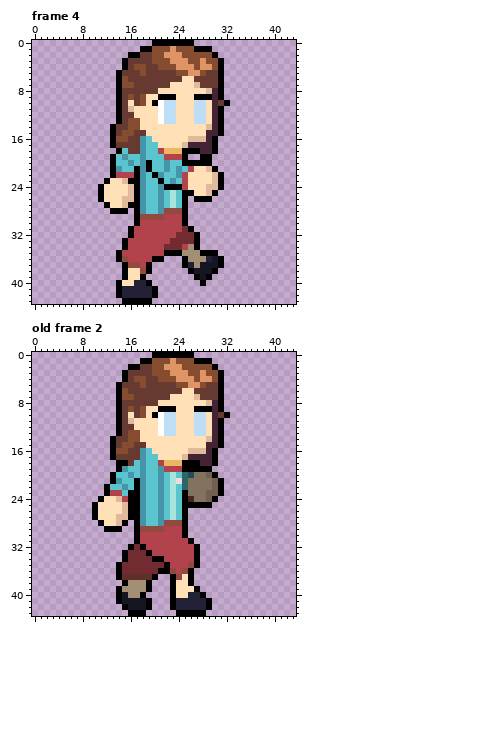
One commit to this pixel-art file: Aseprite/MC (Gracey)/Gracey - Walk.aseprite. Above, as it was before the edit.
44x44 pixels, 5 frames. Shown: frame 4, old frame 2. The commit also changed other frames, which this record leaves out.
The same view after the edit:
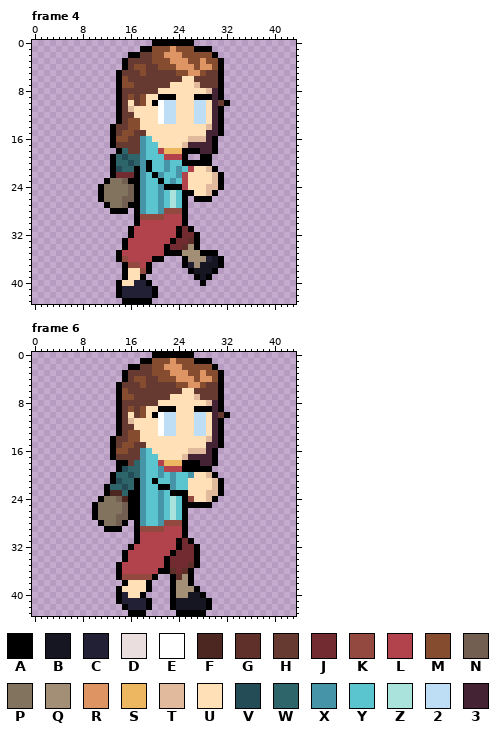
Palette (. is transparent): A #000000  B #161522  C #222034  D #eadedf  E #ffffff  F #4c2621  G #5f2f29  H #663931  J #722b31  K #944940  L #b2434d  M #854c30  N #735f51  P #82735e  Q #a28f75  R #de9463  S #edb762  T #e1ba9e  U #ffe0b7  V #244c56  W #2e656a  X #4694a8  Y #5ac5ce  Z #aae3db  2 #bedef6  3 #442434
A new or re-ordered frame is compared with the old frame closest to it.
The commit says: Finished Walk Body Animation
The exact change:
frames 5 -> 8
Frame 4, layers "Outline", "Body":
Colour J gives way to colour A in row 32 at x 24; in row 33 at x 23; in row 34 at x 22.
Colour L gives way to colour A in row 31 at x 24.
Colour J gives way to colour G in row 33 at x 26.
Colour L gives way to colour G in row 34 at x 25.
Colour L gives way to colour J in row 22 at x 14 to 16.
Colour T gives way to colour N in row 23 at x 15; in rows 24 to 25 at x 16; in row 26 at x 15 to 16; in row 27 at x 15.
Colour U gives way to colour P in row 23 at x 13 to 14; in rows 24 to 25 at x 12 to 15; in row 26 at x 12 to 14; in row 27 at x 13 to 14.
Colour X gives way to colour V in row 19 at x 15; in row 20 at x 16; in row 21 at x 14.
Colour Y gives way to colour W in row 18 at x 15; in row 19 at x 14 and 16 to 17; in row 20 at x 14 to 15 and 17; in row 21 at x 15 to 16.
Frame 6 is new; against old frame 2, layers "Outline", "Head", "Body":
Colour L gives way to colour A in rows 31 to 32 at x 24; in row 33 at x 23; in row 34 at x 22.
Colour X gives way to colour A in row 22 at x 21.
Colour Y gives way to colour A in row 21 at x 20; in row 22 at x 22; in row 23 at x 24.
Colour Z gives way to colour A in row 23 at x 23.
Colour C gives way to colour B in row 40 at x 26 to 27; in rows 41 to 42 at x 24 to 28.
Colour B gives way to colour C in row 40 at x 15; in row 41 at x 15 to 18; in row 42 at x 16 to 18.
Colour L gives way to colour F in row 23 at x 13 to 14; in row 24 at x 15.
Colour K gives way to colour G in row 35 at x 26; in row 36 at x 23 and 25; in row 37 at x 24.
Colour L gives way to colour J in row 31 at x 25; in row 32 at x 25 to 26; in row 33 at x 24 to 26; in row 34 at x 23 to 26; in row 35 at x 23 to 25; in row 36 at x 24.
Colour F gives way to colour K in row 24 at x 26.
Colour G gives way to colour K in row 37 at x 15 to 19.
Colour A gives way to colour L in row 32 at x 18; in row 33 at x 19; in row 34 at x 20 to 21.
Colour J gives way to colour L in row 32 at x 17; in row 33 at x 16 to 18; in row 34 at x 16 to 19; in row 35 at x 15 to 21; in row 36 at x 15 to 20.
Colour T gives way to colour N in row 24 at x 14; in rows 25 to 26 at x 15; in row 27 at x 14 to 15; in row 28 at x 14.
Colour U gives way to colour P in row 24 at x 12 to 13; in rows 25 to 26 at x 11 to 14; in row 27 at x 11 to 13; in row 28 at x 12 to 13.
Colour U gives way to colour Q in row 37 at x 25; in row 38 at x 24 to 25; in row 39 at x 24 to 26; in row 40 at x 24 to 25.
Colour N gives way to colour T in row 20 at x 29; in rows 21 to 22 at x 30; in row 23 at x 29 to 30; in row 24 at x 29.
Colour P gives way to colour U in row 20 at x 27 to 28; in rows 21 to 22 at x 26 to 29; in row 23 at x 26 to 28; in row 24 at x 27 to 28.
Colour Q gives way to colour U in row 38 at x 16 to 18; in row 39 at x 15 to 18; in row 40 at x 16 to 17.
Colour X gives way to colour V in row 19 at x 15; in row 20 at x 16; in row 21 at x 14; in row 22 at x 15.
Colour Y gives way to colour W in row 18 at x 17; in row 19 at x 16 to 17; in row 20 at x 14 to 15 and 17; in row 21 at x 15 to 16; in row 22 at x 13 to 14 and 16; in row 23 at x 15.
Colour V gives way to colour X in row 20 at x 26.
Colour Z gives way to colour X in rows 20 to 22 at x 23.
Colour D gives way to colour Y in row 21 at x 24.
Colour W gives way to colour Y in rows 20 to 22 at x 25.
Colour X gives way to colour Y in row 21 at x 21.
Where, in picture pixels (left, top, right, bottom), the same in both pictures:
changed: (104, 148, 140, 208)
changed: (164, 226, 194, 250)
changed: (98, 460, 218, 610)
